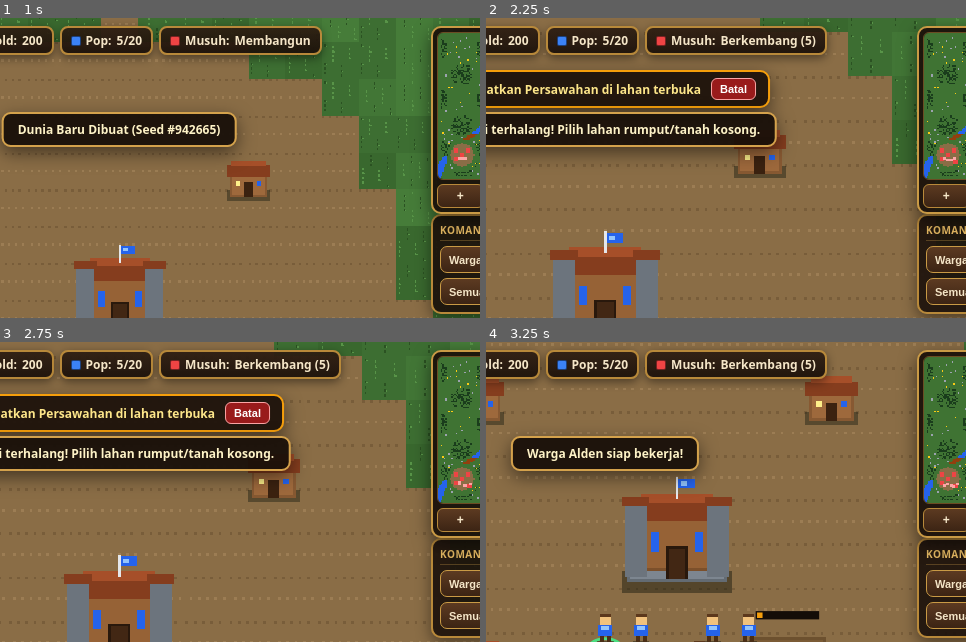
Above: before the commit, frames 1-4 (two rows, left to right).
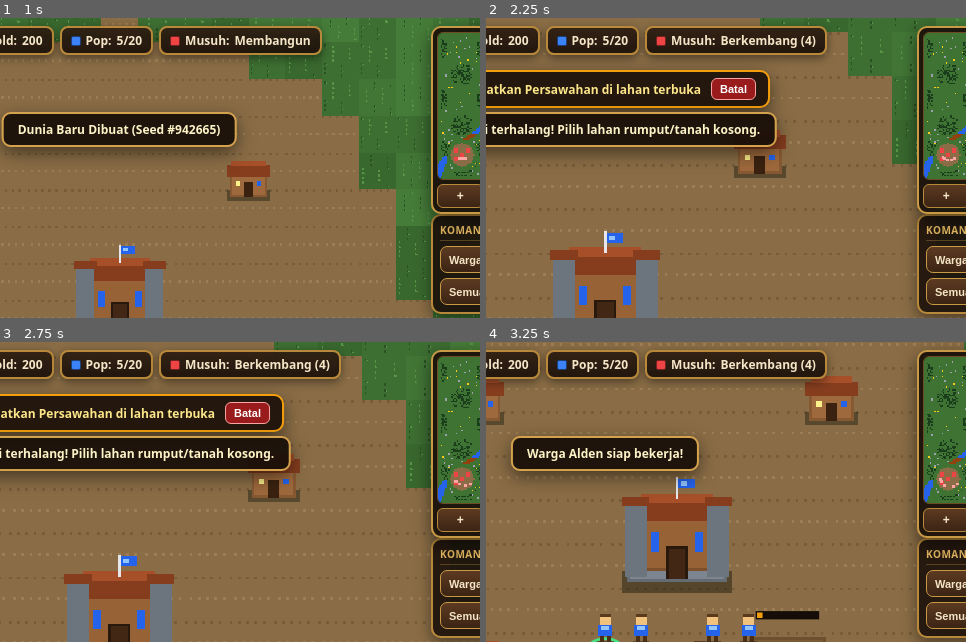
Above: after the commit, the same moments.

Repository: vexelkang-cell/gamepai
Game: browser game, page games/kingdom-war-2d/index.html
Two runs of this game, one before a commit and one after it. Both use one fixed random seed, a clock stepped at 60 frames per second and the inputs below.
Inputs (mouse positions are % of the whole screen's width and height, from its top left):
- Up to frame 1 (1 s): click "NEW GAME" at 0.27 s
- Up to frame 2 (2.25 s): click (50, 60) at 1.07 s; click "+ Persawahan 60W" at 1.27 s; click (30, 40) at 1.67 s; click "+" at 1.87 s
- Up to frame 3 (2.75 s): press the mouse at (70, 35) at 2.27 s; release the mouse at (50, 30) at 2.4 s; click "TC" at 2.47 s
- Up to frame 4 (3.25 s): click (65, 70) at 2.87 s; click "Warga Nganggur 4" at 3.07 s
The pictures show only the part of the screen within x 38-88%, y 0-50%; the shares and areas given below are measured in that part.

Frame 1 is identical in both runs. In frame 2, less than 0.1% of the frame differs, in the area x 66-99%, y 6-49%; in frame 3, less than 0.1%; in frame 4, less than 0.1%.

Commit message:
Prioritize first barracks for both AI kingdoms

Diff:
--- a/games/kingdom-war-2d/index.html
+++ b/games/kingdom-war-2d/index.html
@@ -2768,7 +2768,10 @@
 
         // Bangun infrastruktur & pertahanan
         const unfinished = enemyBuildings.find((b) => !b.isConstructed);
-        if (enemyWorkers.length > 0 && (!unfinished || (this.threatLevel >= 1 && barracks.length === 0))) {
+        // Barak pertama tidak boleh tertahan oleh proyek bangunan lain.
+        // Setelah barak mulai dibangun, AI kembali menunggu proyek berjalan selesai.
+        const needsFirstBarracks = barracks.length === 0;
+        if (enemyWorkers.length > 0 && (!unfinished || needsFirstBarracks || this.threatLevel >= 1)) {
           this.planAndConstruct(etc, enemyWorkers, farms, houses, barracks, towers, blacksmiths, walls);
         }
 
@@ -2958,8 +2961,9 @@
         const dirX = ptc ? Math.sign(ptc.x - etc.x) || -1 : -1;
         const dirY = ptc ? Math.sign(ptc.y - etc.y) || 1 : 1;
 
-        // Saat ancaman terdeteksi, barak menjadi prioritas utama agar pasukan bisa segera dilatih.
-        if (this.threatLevel >= 1 && barracks.length < 1 && this.canAfford(CONFIG.BUILDINGS.barracks.cost)) {
+        // Barak pertama adalah prioritas ekspansi awal, tidak perlu menunggu ancaman.
+        // Dengan begitu AI segera memiliki tempat untuk melatih pasukan.
+        if (barracks.length < 1 && this.canAfford(CONFIG.BUILDINGS.barracks.cost)) {
           this.tryBuildSmart(etc.x + dirX * 130, etc.y + dirY * 130, "barracks", builder, 64, 260);
           return;
         }
@@ -2970,10 +2974,6 @@
         }
         if (farms.length < 1 && this.canAfford(CONFIG.BUILDINGS.farm.cost)) {
           this.tryBuildSmart(etc.x, etc.y, "farm", builder, 96, 240);
-          return;
-        }
-        if (barracks.length < 1 && this.canAfford(CONFIG.BUILDINGS.barracks.cost)) {
-          this.tryBuildSmart(etc.x + dirX * 130, etc.y + dirY * 130, "barracks", builder, 64, 260);
           return;
         }
         // Bangun hingga 6 tower pada enam sektor mengelilingi Town Center.
